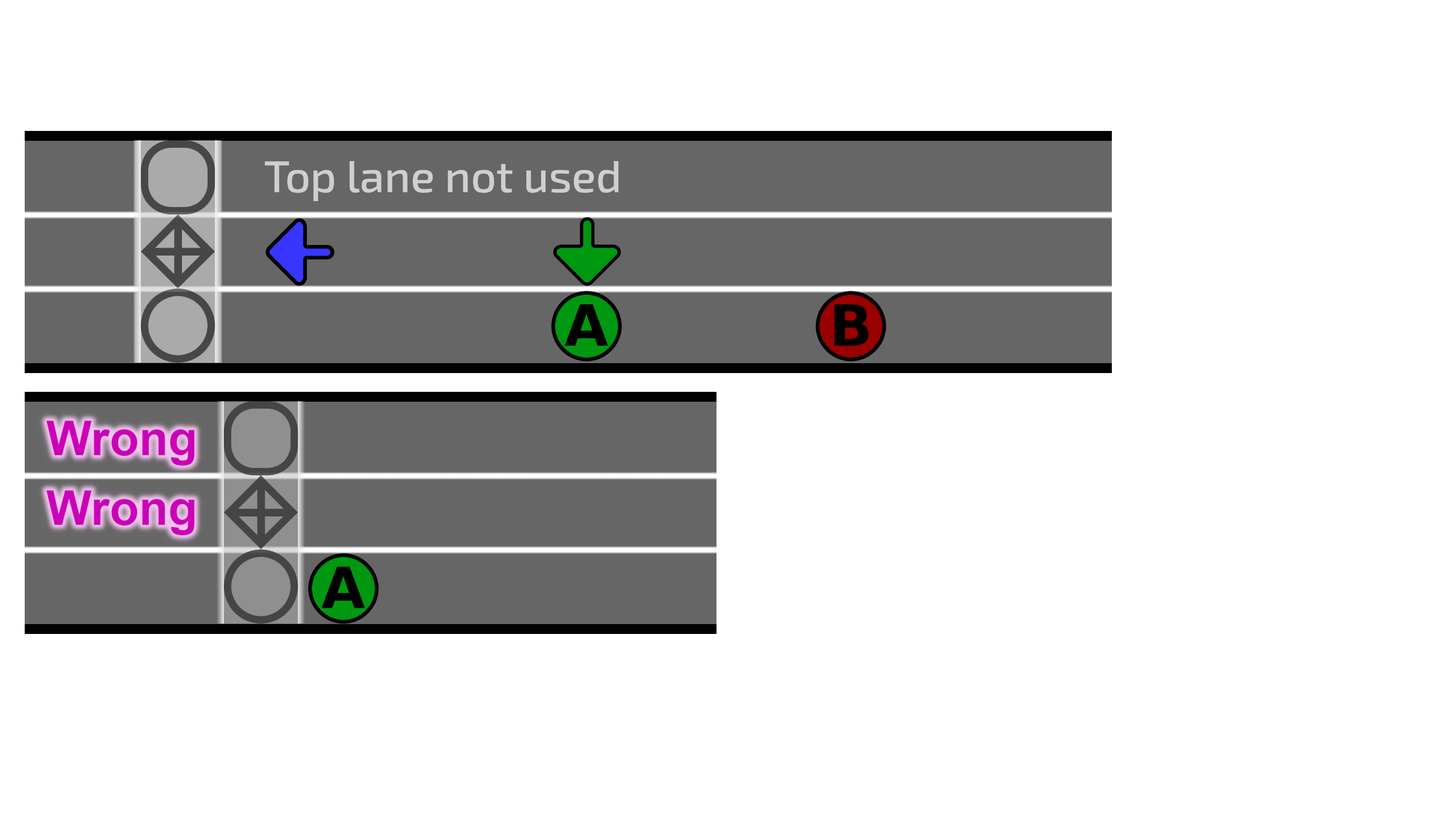
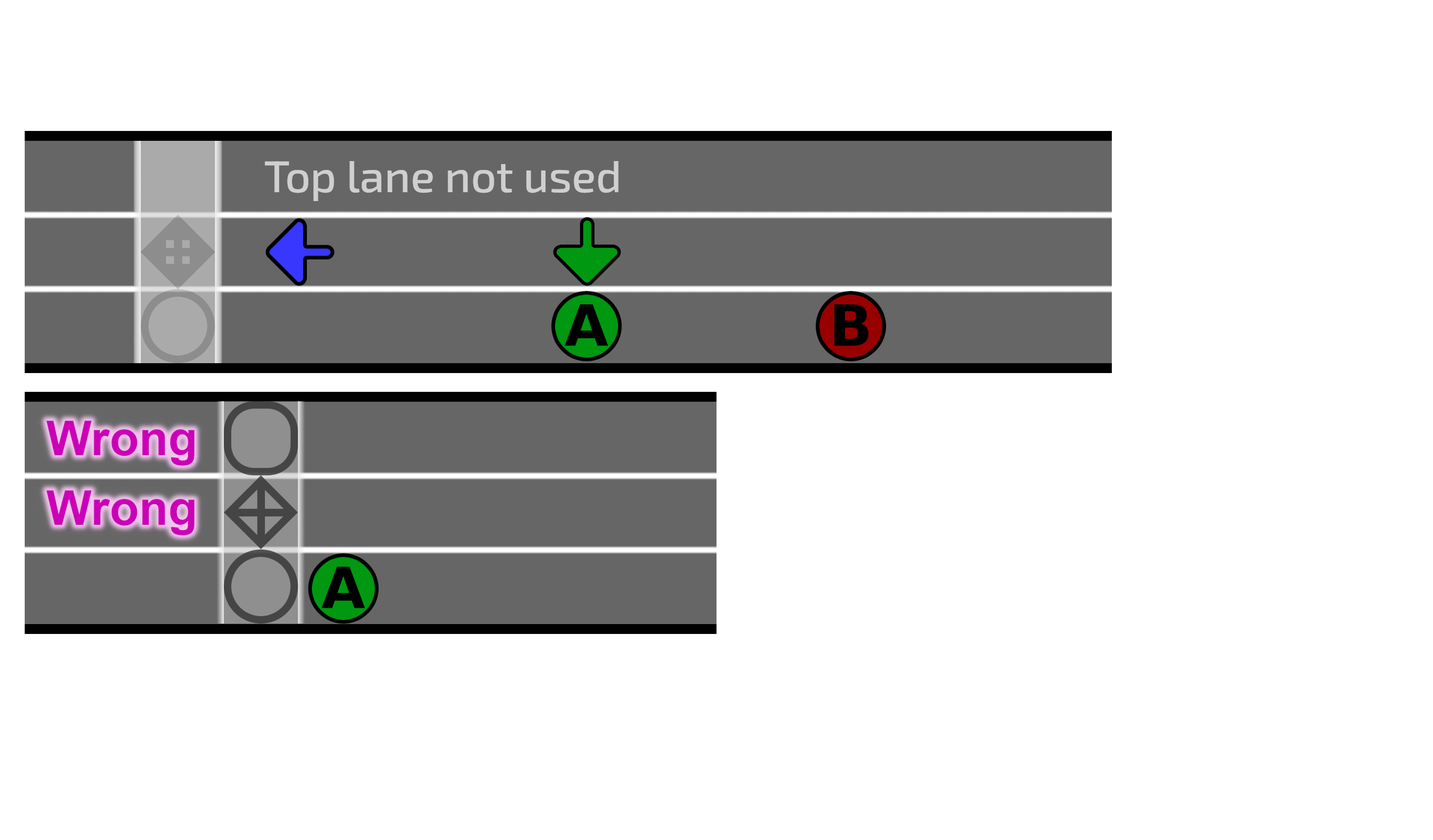
Before/after of a 1433 x 840 layered artwork. What changed in the layer stack:
painted on "NoteExamples_Medium.png" over [left=133, top=140, right=223, bottom=364]
